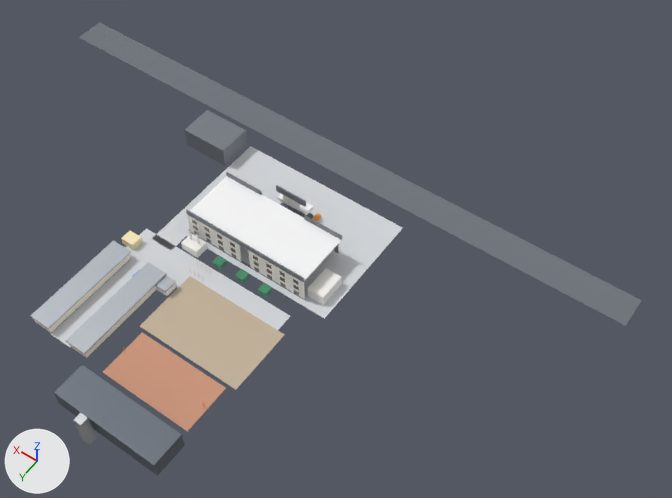
The glTF model turon_odob_ilm_3d.glb: old version first, new version second.
Both versions are drawn from a 50 mm camera at (-132.0, 144.0, 245.0) aimed at (-23.0, -8.0, 7.0). The axes (+X, +Y, +Z) are drawn at lower left. The lights are the same throughout. The first picture is the older version. Vertices at exactly the same position are counted once.

The scene before the commit, as lines of its bpy script (objects in view):
```python
me_campusmesh = bpy.data.meshes.new('CampusMesh')
me_campusmesh.from_pydata(...)  # 904 vertices, 1356 faces; spans x -112.0..128.0, y -52.0..87.0, z -2.0..12.0
me_campusmesh.materials.append(mat_stucco_cream)  # white #f6f5f0
me_campusmesh.materials.append(mat_charcoal_parapet)  # grey #7e848b
me_campusmesh.materials.append(mat_dark_sportshall)  # grey #656c76
me_campusmesh.materials.append(mat_granite_tsokol)  # greyish blue #5d656f
me_campusmesh.materials.append(mat_bronze_glass)  # brown #938176
me_campusmesh.materials.append(mat_clear_glass)  # pale blue #d7ecf6
me_campusmesh.materials.append(mat_white_trim)  # white #fafafc
me_campusmesh.materials.append(mat_red_sign)  # red #e5616c
me_campusmesh.materials.append(mat_paving_courtyard)  # light grey #d4d7db
me_campusmesh.materials.append(mat_dirt_field)  # beige #c4b39b
me_campusmesh.materials.append(mat_basketball_court)  # brown #cb9579
me_campusmesh.materials.append(mat_asphalt_road)  # grey #6f767c
me_campusmesh.materials.append(mat_hub_red)  # red #de5d69
me_campusmesh.materials.append(mat_brick_plinth)  # beige #c49b86
me_campusmesh.materials.append(mat_steel_poles)  # white #eaedf1
me_campusmesh.materials.append(mat_dorm_cream)  # pale yellow #f8f1de
me_campusmesh.materials.append(mat_bunk_teal)  # cyan #73b8c5
me_campusmesh.materials.append(mat_slate_roof)  # grey #b1b6bd
me_campusmesh.materials.append(mat_orange_metal)  # orange #f6a03f
me_campusmesh.materials.append(mat_soft_ochre)  # beige #f5e8b8
me_campusmesh.materials.append(mat_gazebo_green)  # green #509b76
me_campusmesh.materials.append(mat_damas_blue)  # blue #5d97ed
ob_turon_odob_ilm_furqat_full = bpy.data.objects.new('Turon_Odob_Ilm_Furqat_Full', me_campusmesh)
ob_turon_odob_ilm_furqat_full.location = (0.0, 0.0, 0.0)
```
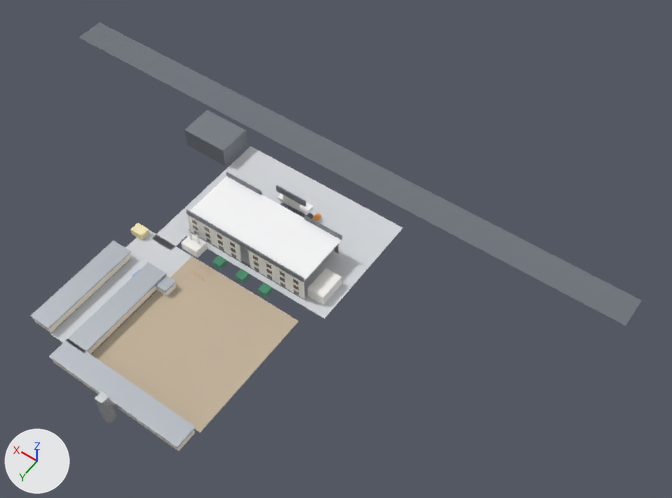
The change in detail:
me_campusmesh is used by ob_turon_odob_ilm_furqat_full; location (0.0, 0.0, 0.0).
me_campusmesh had 904 vertices, 1356 faces and spanned x -112.0..128.0, y -52.0..87.0, z -2.0..12.0.
me_campusmesh now has 886 vertices, 1332 faces and spans x -112.0..128.0, y -52.0..78.0, z -2.0..12.0.
me_campusmesh part 1: the loose piece of 8 vertices spanning x -4.0..-1.0, y 84.0..87.0, z 0.0..12.0 is moved by (0.0, -8.0, 0.0).
me_campusmesh part 2: a new loose piece, a box spanning x -26.9..24.4, y 66.05..73.95, z 3.4..3.95, in mat_slate_roof (grey #b1b6bd).
me_campusmesh part 3: the loose piece of 8 vertices spanning x 34.0..39.0, y 23.0..27.0, z 0.0..3.0 is moved by (0.0, -4.0, 0.0).
me_campusmesh part 4: the loose piece of 8 vertices spanning x -26.0..12.0, y 71.0..82.0, z 0.0..7.0 is deleted.
me_campusmesh part 5: the loose piece of 8 vertices spanning x -24.0..10.0, y 50.0..67.0, z 0.0 is deleted.
Part 6, on me_campusmesh:
5 faces are deleted.
1 vertex moves within x 17.0, y 66.0, z 0.0.
14 vertices are added at x -28.0..24.0, y 18.0..74.0, z 0.0..3.0.
12 new faces join them, mat_dirt_field (beige #c4b39b).
17 new faces join them, mat_dorm_cream (pale yellow #f8f1de).
Other edits to the shape of me_campusmesh do not show in these pictures.
me_campusmesh no longer uses material mat_dark_sportshall (grey #656c76).
me_campusmesh no longer uses material mat_basketball_court (brown #cb9579).

Boxes [x1, y1, x2, y2] around the edits, measured in the pictures (672 x 498 px; the box of a moved part takes in the faces that stretch with it):
'Turon_Odob_Ilm_Furqat_Full', reshaped: before [31, 22, 642, 476]; after [31, 22, 642, 451]
part 1 of me_campusmesh, moved or reshaped: before [74, 413, 97, 445]; after [95, 391, 117, 423]
part 2 of me_campusmesh, added: after [49, 339, 196, 448]
part 3 of me_campusmesh, moved or reshaped: before [121, 230, 142, 250]; after [131, 223, 150, 240]
part 4 of me_campusmesh, deleted: before [54, 365, 185, 476]
part 5 of me_campusmesh, deleted: before [103, 332, 226, 431]
part 6 of me_campusmesh, built on: before [72, 286, 157, 358]; after [53, 257, 299, 451]
